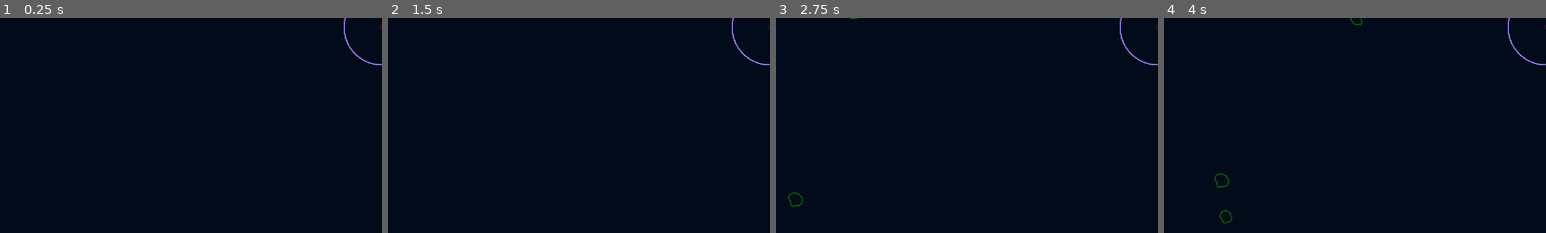
Above: before the commit, frames 1-4 (left to right).
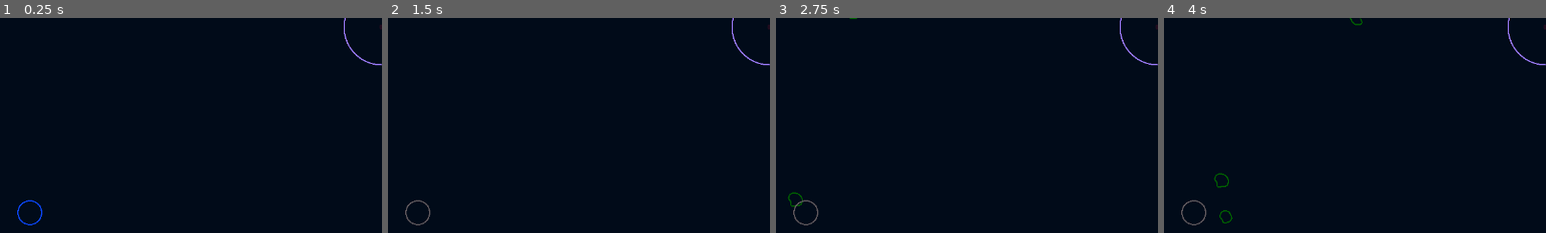
Above: after the commit, the same moments.

Repository: ArjanBroos/GMTK-2025
Game: Godot game, scene res://levels/main_level.tscn
Same seed, same stepped clock (60 frames per second), same inputs: the game is played once before the commit and once after it. Sound files missing from this copy of the repository are replaced by a short silence.
Inputs (mouse positions are % of the whole screen's width and height, from its top left):
- Up to frame 1 (0.25 s): no input
- Up to frame 2 (1.5 s): move the mouse to (72, 45) at 0.52 s; click (72, 45) at 0.6 s; tap Space at 0.77 s; move the mouse to (30, 55) at 1.27 s; click (30, 55) at 1.35 s
- Up to frame 3 (2.75 s): tap Space at 1.52 s; move the mouse to (60, 28) at 2.02 s; click (60, 28) at 2.1 s
- Up to frame 4 (4 s): move the mouse to (45, 70) at 2.77 s; click (45, 70) at 2.85 s; tap Space at 3.02, 3.77 s; move the mouse to (80, 65) at 3.52 s; click (80, 65) at 3.6 s
The pictures show only the part of the screen within x 0-50%, y 48-98%; the shares and areas given below are measured in that part.

The runs differ from the first frame. In frame 1, 0.2% of the frame differs, in the area x 4-12%, y 84-97%; in frame 2, 0.1%; in frame 3, 0.1%; in frame 4, 0.1%.

Commit message:
Add visual indication of shield cooldown

Diff:
--- a/gameManager/gameManager.tscn
+++ b/gameManager/gameManager.tscn
@@ -60,6 +60,12 @@
 label_settings = SubResource("LabelSettings_op76p")
 horizontal_alignment = 1
 
+[node name="ShieldAvailabilityIcon" type="Line2D" parent="GUI"]
+position = Vector2(50, 670)
+closed = true
+width = 2.0
+default_color = Color(0.0470588, 0.282353, 1, 1)
+
 [node name="GameOver" parent="." instance=ExtResource("4_op76p")]
 visible = false
 
--- a/gameManager/game_manager.gd
+++ b/gameManager/game_manager.gd
@@ -22,6 +22,8 @@
 
 @onready var deathStopTimer: Timer = $DeathStopTimer
 
+@onready var shield_availability_icon: Line2D = $GUI/ShieldAvailabilityIcon
+
 var nearMissScene = preload("res://HUD/near_miss.tscn")
 
 # Called when the node enters the scene tree for the first time.
@@ -34,6 +36,10 @@
 	Signalbus.connect("outOfSafety", _unsafe_area_entered)
 	Signalbus.connect("backInSafety", _safe_area_entered)
 	Signalbus.connect("nearmissSignal", _handle_near_miss)
+	Signalbus.connect("shieldAvailable", _on_shield_available)
+	Signalbus.connect("shieldUnavailable", _on_shield_unavailable)
+
+	shield_availability_icon.points = _calculate_shield_outline()
 
 	grace_period_timer.timeout.connect(deathStopToggle)
 	deathStopTimer.timeout.connect(_on_player_died)
@@ -45,6 +51,29 @@
 	_spawn_player()
 	nrAsteroids = 0
 	Engine.time_scale = 1
+
+func _calculate_shield_outline() -> Array[Vector2]:
+	var points: Array[Vector2] = []
+
+	# calculate shield outline
+	var segments = 22
+	var step = (2 * PI) / segments
+	var radius = 20
+
+	# calculate a circle of points, adding noise for each point to make mountains and valleys
+	for i in range(segments):
+		var vec = Vector2(cos(i * step) * radius, sin(i * step) * radius)
+		points.append(vec)
+
+	return points
+
+func _on_shield_available() -> void:
+	print("shield available received")
+	shield_availability_icon.default_color = Color("0c48ff")
+
+func _on_shield_unavailable() -> void:
+	print("shield not available received")
+	shield_availability_icon.default_color = Color("635b5f")
 
 # Function sets the player score to 0
 func resetScore() -> void:
--- a/globals/signalbus.gd
+++ b/globals/signalbus.gd
@@ -15,3 +15,6 @@
 signal backInSafety
 
 signal nearmissSignal(position)
+
+signal shieldAvailable
+signal shieldUnavailable
--- a/player/tether.gd
+++ b/player/tether.gd
@@ -12,6 +12,7 @@
 func _ready() -> void:
 	_update_line()
 	shield_timer.timeout.connect(_despawn_shield)
+	shield_cooldown_timer.timeout.connect(_restore_shield_availability)
 
 	# calculate shield outline
 	var segments = 22
@@ -51,10 +52,14 @@
 		shield_outline.visible = true
 		shield_timer.start()
 		shield_cooldown_timer.start()
+		Signalbus.shieldUnavailable.emit()
 
 func _despawn_shield() -> void:
 	shield_collision_shape.disabled = true
 	shield_outline.visible = false
+
+func _restore_shield_availability() -> void:
+	Signalbus.shieldAvailable.emit()
 
 func _on_shield_box_body_entered(body: Node2D) -> void:
 	if body is Asteroid:
